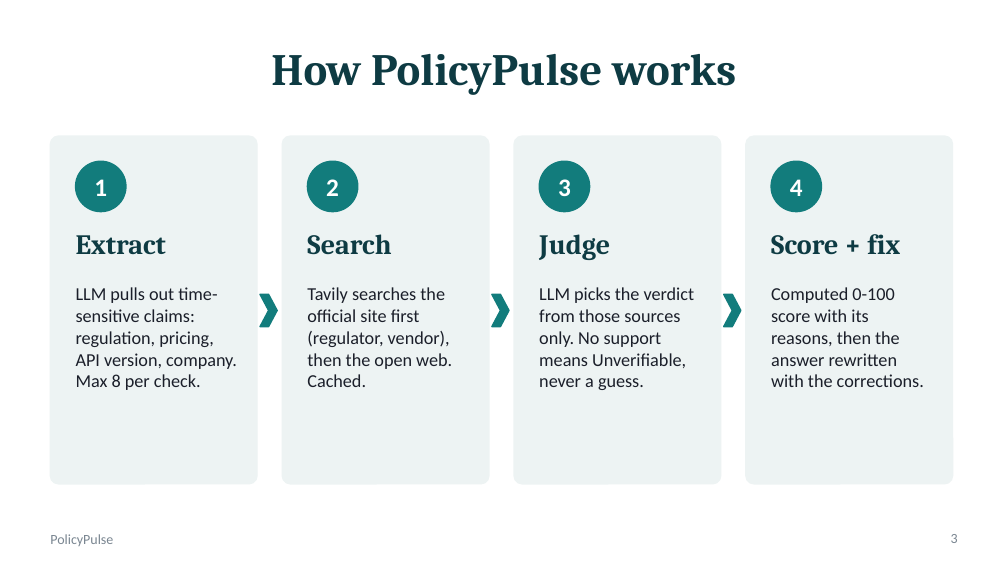
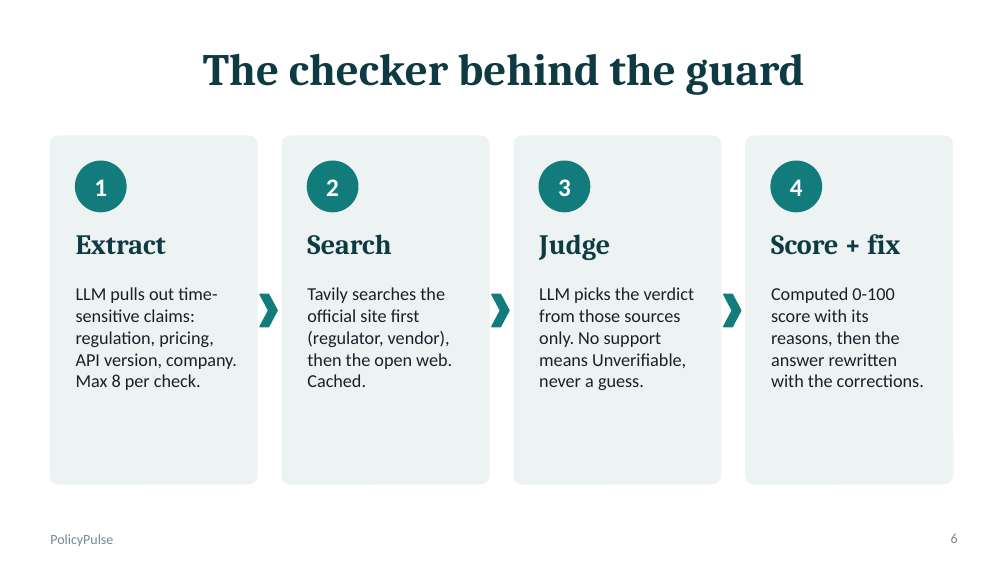
Before and after one commit to sxdkling-ops/policypulse, a slide deck: slide 6 of docs/PolicyPulse_Deck.pptx (slide 3 before the commit). Drawn at 1008x567 pixels with LibreOffice and Linux fonts; fonts in the diff are those of the drawing. Boxes give left, top, right and bottom in pixels: in the first picture for what was removed or moved away, otherwise in the second. Text is boxed around its words. In the diff, an @@ line names an element or a change of style, - is before the commit and + after.

Commit message:
Freshness Guard: a Bifrost plugin that checks answers for stale claims
- Native Go plugin (HTTPTransportPostHook) with annotate, fix, block and off
  modes, per-request x-freshness-guard header, fail-open, and 11 tests.
- Dockerfile builds Bifrost v2.5.1 dynamically and compiles the plugin inside
  Bifrost's transports module so versions always match.
- docker compose runs Bifrost + plugin, the PolicyPulse checker and the app.
- New Freshness Guard tab; the checker opts out of its own checks.
- README and deck reworked for the Bifrost track.

```diff
--- a/docs/PolicyPulse_Deck.pptx
+++ b/docs/PolicyPulse_Deck.pptx
@@ title at (x1=203, y1=53, x2=805, y2=95): text changed @@
-How PolicyPulse works
+The checker behind the guard
@@ page number at (x1=951, y1=533, x2=958, y2=543): text changed @@
-3
+6
```
Also in this commit, not shown: 5 other slides changed, 3 slides added, 1 slide removed, 20 other files.
